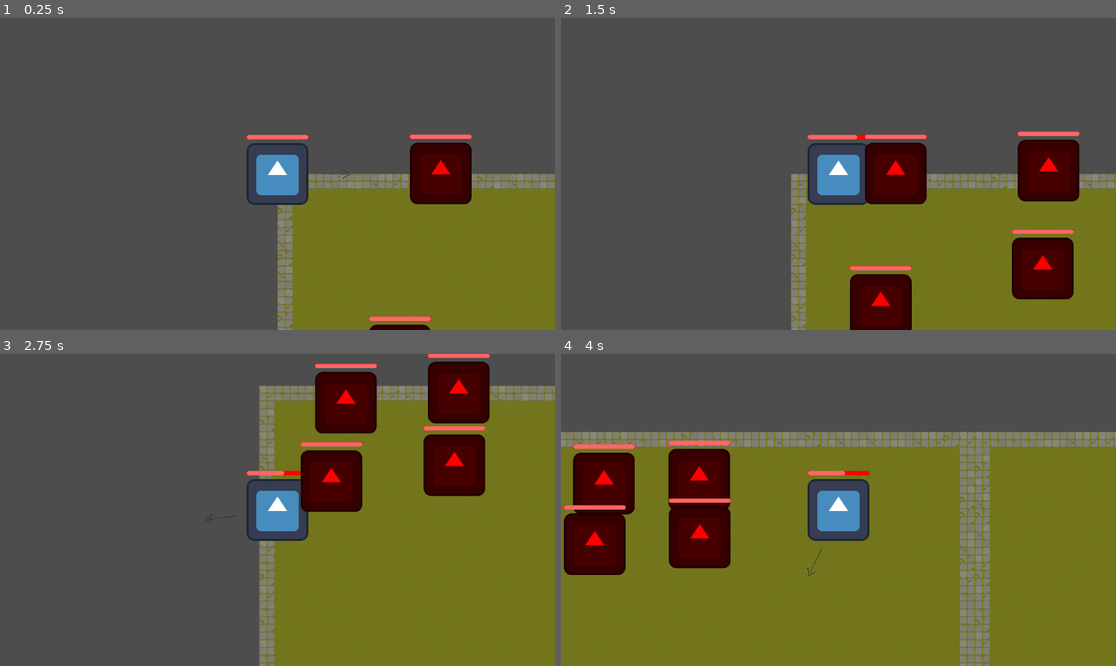
Above: before the commit, frames 1-4 (two rows, left to right).
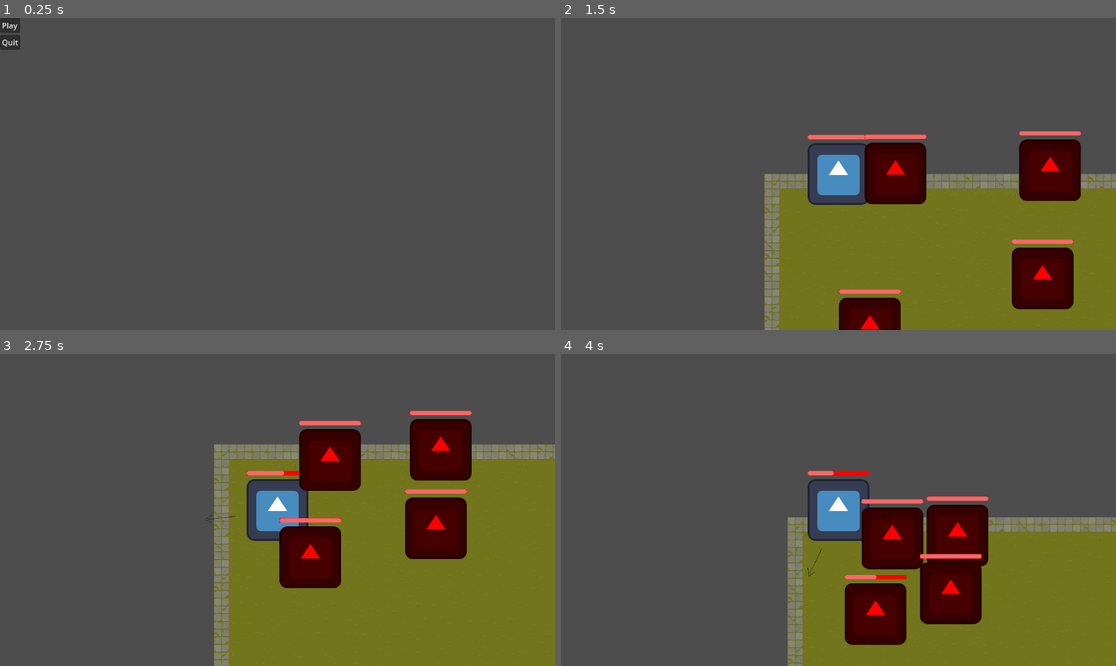
Above: after the commit, the same moments.

Repository: TryHardPotat/FYP_2
Game: Godot game, scene res://start_menu.tscn
Two runs of this game, one before a commit and one after it. Both use one fixed random seed, a clock stepped at 60 frames per second and the inputs below. Before the commit the project starts from res://active_scene.tscn. The engine's default icon, where the game draws it, is replaced by a stand-in: a white triangle on a blue panel in a dark square.
Inputs (mouse positions are in pixels of both pictures, inside the frame that each line leads up to):
- Up to frame 1 (0.25 s): no input
- Up to frame 2 (1.5 s): click (572, 24) at 0.5 s, where only the run after the commit has a clickable "Play"; move the mouse to (960, 158) at 1.27 s; hold D (move_right) from 1.28 s (still down); tap Shift (dash) at 1.35 s
- Up to frame 3 (2.75 s): move the mouse to (166, 525) at 2.02 s; release D (move_right) at 2.03 s; hold S (move_down) from 2.03 s (still down); tap Space (primary_attack) at 2.1 s
- Up to frame 4 (4 s): move the mouse to (894, 441) at 2.77 s; release S (move_down) at 2.78 s; hold D (move_right) 2.78-3.53 s; tap Shift (dash) at 2.85 s; move the mouse to (810, 572) at 3.52 s; hold W (move_up) from 3.53 s (still down); tap Space (primary_attack) at 3.6 s

The runs differ from the first frame. In frame 1, 28% of the frame differs, in the area x 0-100%, y 0-100%; in frame 2, 7.1%; in frame 3, 26%; in frame 4, 56%, in the area x 0-100%, y 24-100%.

Commit message:
Added basic main menu.

Diff:
--- a/project.godot
+++ b/project.godot
@@ -11,7 +11,7 @@
 [application]
 
 config/name="FYP_2"
-run/main_scene="res://active_scene.tscn"
+run/main_scene="res://start_menu.tscn"
 config/features=PackedStringArray("4.3", "Forward Plus")
 config/icon="res://assets/textures/icon.svg"
 
--- /dev/null
+++ b/start_menu.gd
@@ -0,0 +1,7 @@
+extends Control
+
+func _on_play_pressed():
+	get_tree().change_scene_to_file("res://active_scene.tscn")
+
+func _on_quit_pressed():
+	get_tree().quit()
--- /dev/null
+++ b/start_menu.tscn
@@ -0,0 +1,32 @@
+[gd_scene load_steps=2 format=3 uid="uid://4l1m17tuqld8"]
+
+[ext_resource type="Script" path="res://start_menu.gd" id="1_qbq8l"]
+
+[node name="StartMenu" type="Control"]
+layout_mode = 3
+anchors_preset = 15
+anchor_right = 1.0
+anchor_bottom = 1.0
+grow_horizontal = 2
+grow_vertical = 2
+script = ExtResource("1_qbq8l")
+
+[node name="MarginContainer" type="MarginContainer" parent="."]
+layout_mode = 0
+offset_right = 40.0
+offset_bottom = 40.0
+
+[node name="VBoxContainer" type="VBoxContainer" parent="MarginContainer"]
+layout_mode = 2
+
+[node name="Play" type="Button" parent="MarginContainer/VBoxContainer"]
+layout_mode = 2
+text = "Play"
+
+[node name="Quit" type="Button" parent="MarginContainer/VBoxContainer"]
+layout_mode = 2
+text = "Quit
+"
+
+[connection signal="pressed" from="MarginContainer/VBoxContainer/Play" to="." method="_on_play_pressed"]
+[connection signal="pressed" from="MarginContainer/VBoxContainer/Quit" to="." method="_on_quit_pressed"]
